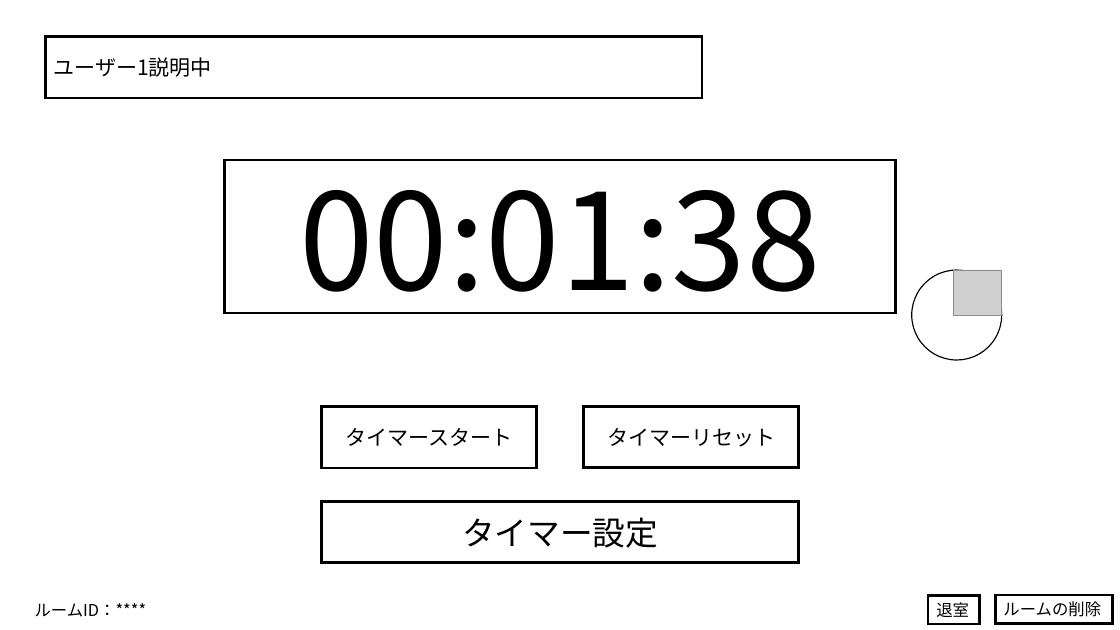
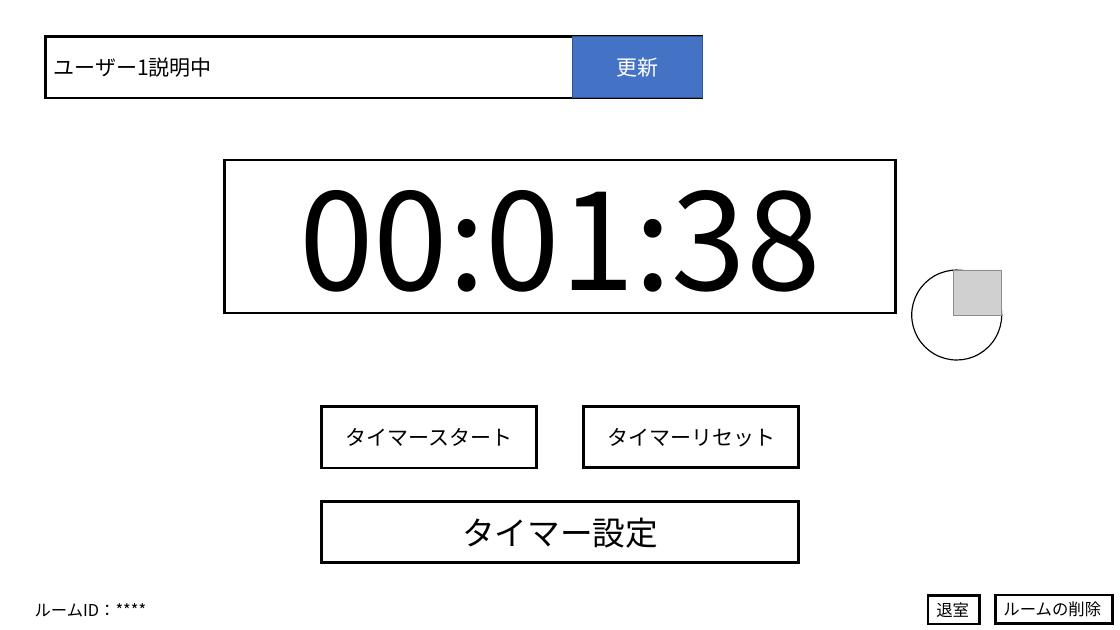
Before and after one commit to terakawakohei/MakuranoSousi, a slide deck: slide 1 of SharedTimer/usecase/image/sharedtimer_img.pptx. Drawn at 1120x630 pixels with LibreOffice and Linux fonts; fonts in the diff are those of the drawing; grey boxes stand for pictures. Boxes give left, top, right and bottom in pixels: in the first picture for what was removed or moved away, otherwise in the second. Text is boxed around its words. In the diff, an @@ line names an element or a change of style, - is before the commit and + after.

Commit message:
room画面にコメントの更新ボタンを追加

```diff
--- a/SharedTimer/usecase/image/sharedtimer_img.pptx
+++ b/SharedTimer/usecase/image/sharedtimer_img.pptx
@@ rectangle added at (572, 36, 702, 97), fill #4472C4, outline #325491 1 pt, 18 pt, text #FFFFFF @@
+更新
```
Also in this commit, not shown: 9 other files.
